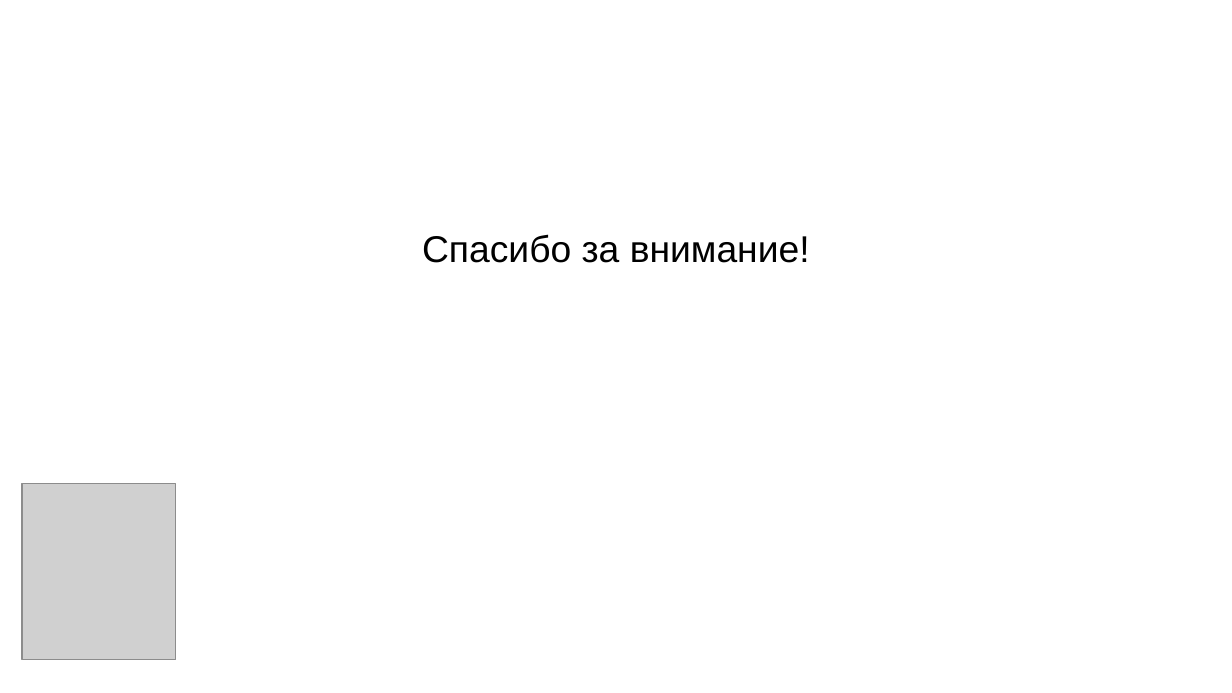
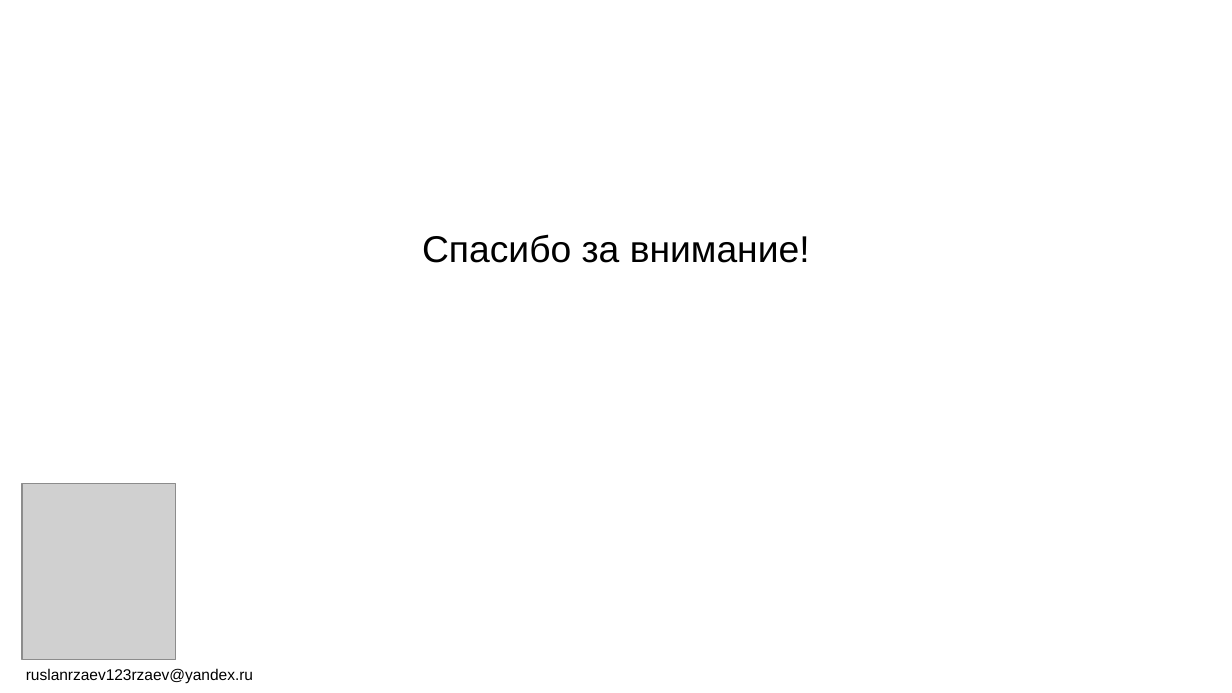
Before and after one commit to RuslanRzaev/myschool_project_master123, a slide deck: slide 11 of рзаев.odp. Drawn at 1232x693 pixels with LibreOffice and Linux fonts; fonts in the diff are those of the drawing; grey boxes stand for pictures. Boxes give left, top, right and bottom in pixels: in the first picture for what was removed or moved away, otherwise in the second. Text is boxed around its words. In the diff, an @@ line names an element or a change of style, - is before the commit and + after.

```diff
--- a/рзаев.odp
+++ b/рзаев.odp
@@ text added at [26,668,253,684], 10 pt, text #000000 @@
+ruslanrzaev123rzaev@yandex.ru
```
Also in this commit, not shown: 1 other file.
